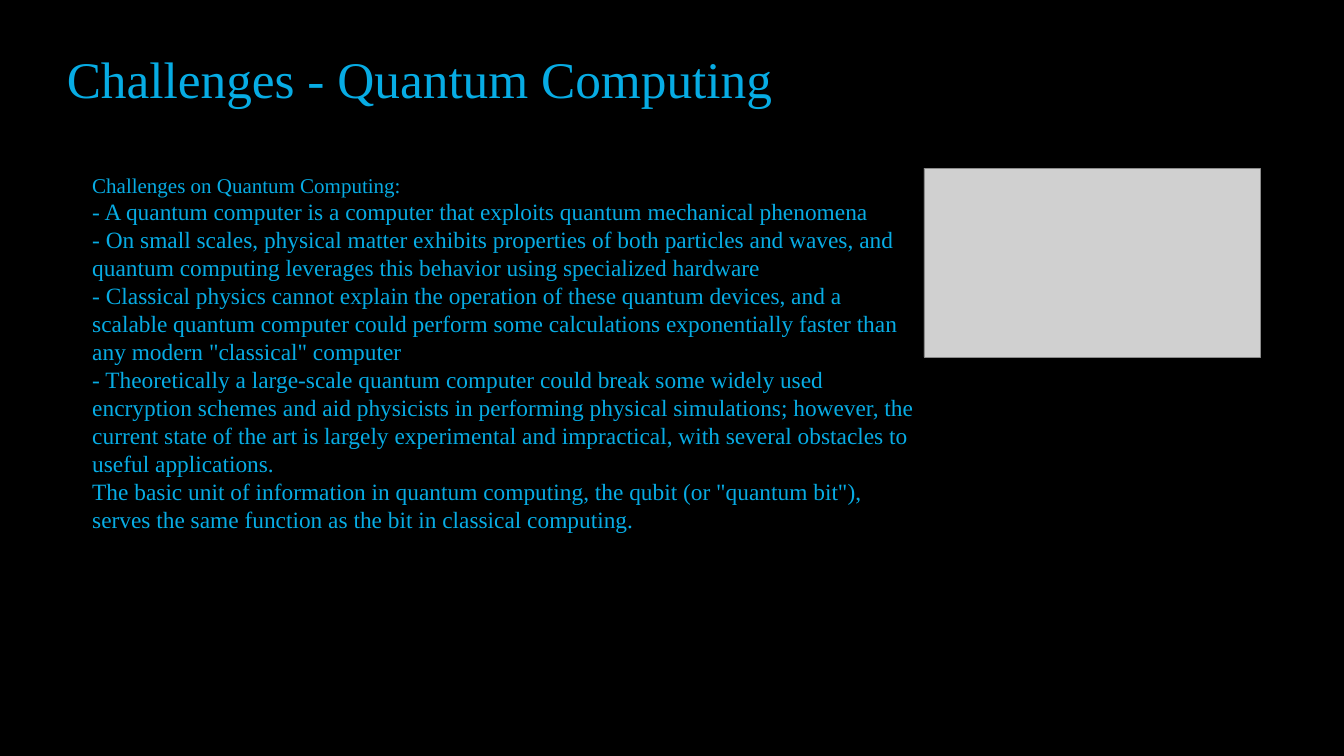
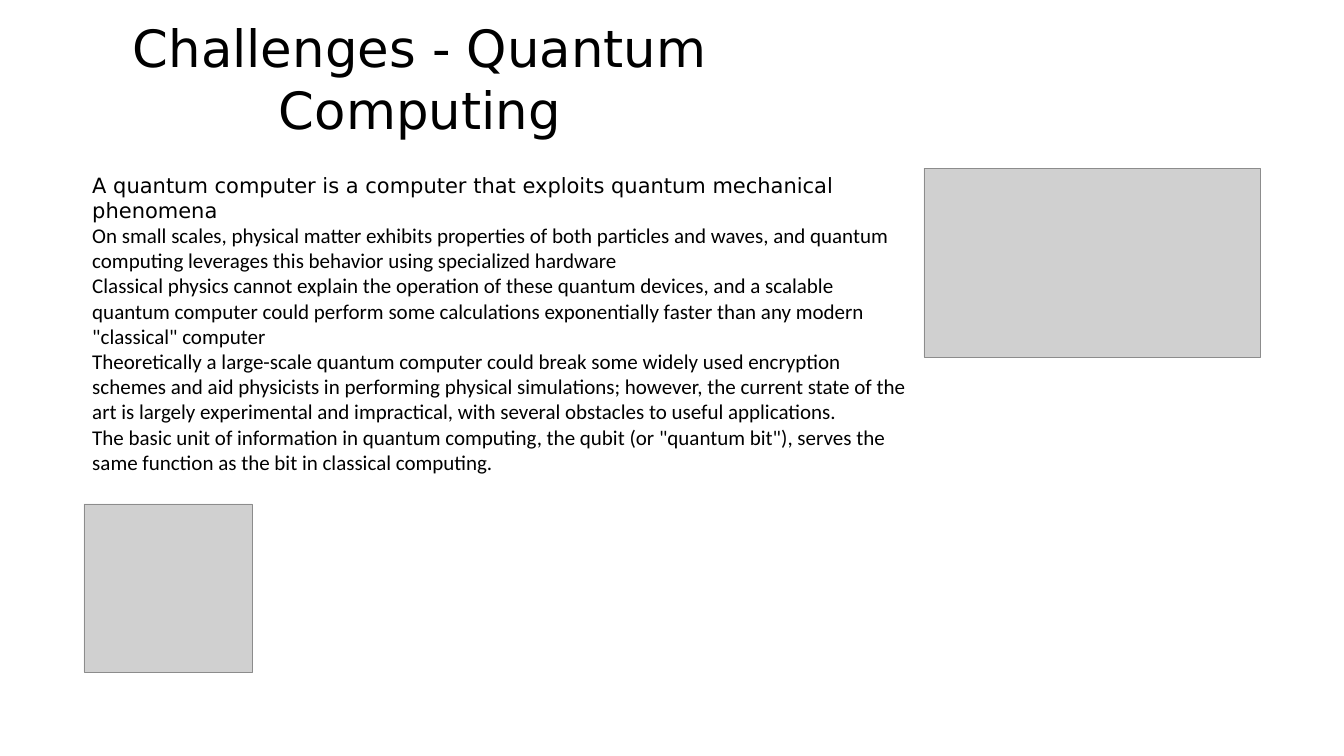
Before and after one commit to Nikhil181511/AI-Smart-Presentation-generator, a slide deck: slide 4 of generated_ppts/Quantum_Computing.pptx (slide 5 before the commit). Drawn at 1344x756 pixels with LibreOffice and Linux fonts; fonts in the diff are those of the drawing; grey boxes stand for pictures. Boxes give left, top, right and bottom in pixels: in the first picture for what was removed or moved away, otherwise in the second. Text is boxed around its words. In the diff, an @@ line names an element or a change of style, - is before the commit and + after.

```diff
--- a/generated_ppts/Quantum_Computing.pptx
+++ b/generated_ppts/Quantum_Computing.pptx
@@ background #000000 to #FFFFFF @@
@@ title "Challenges - Quantum Computing" at box(133, 28, 706, 139): font Times New Roman to DejaVu Sans, text colour #07ACE4 to #000000 @@
@@ text at box(92, 177, 905, 474): text changed; size 20 to 18 pt; font Times New Roman to Calibri; text colour #07ACE4 to #000000 @@
-Challenges on Quantum Computing:
-- A quantum computer is a computer that exploits quantum mechanical phenomena
-- On small scales, physical matter exhibits properties of both particles and waves, and quantum computing leverages this behavior using specialized hardware
-- Classical physics cannot explain the operation of these quantum devices, and a scalable quantum computer could perform some calculations exponentially faster than any modern "classical" computer
-- Theoretically a large-scale quantum computer could break some widely used encryption schemes and aid physicists in performing physical simulations; however, the current state of the art is largely experimental and impractical, with several obstacles to useful applications.
-The basic unit of information in quantum computing, the qubit (or "quantum bit"), serves the same function as the bit in classical computing.
+A quantum computer is a computer that exploits quantum mechanical phenomena
+On small scales, physical matter exhibits properties of both particles and waves, and quantum computing leverages this behavior using specialized hardware
+Classical physics cannot explain the operation of these quantum devices, and a scalable quantum computer could perform some calculations exponentially faster than any modern "classical" computer
+Theoretically a large-scale quantum computer could break some widely used encryption schemes and aid physicists in performing physical simulations; however, the current state of the art is largely experimental and impractical, with several obstacles to useful applications.
+The basic unit of information in quantum computing, the qubit (or "quantum bit"), serves the same function as the bit in classical computing.
@@ picture added at box(84, 504, 252, 672) @@
```
Also in this commit, not shown: 2 other slides changed, 2 slides added, 4 slides removed, 40 other files.
